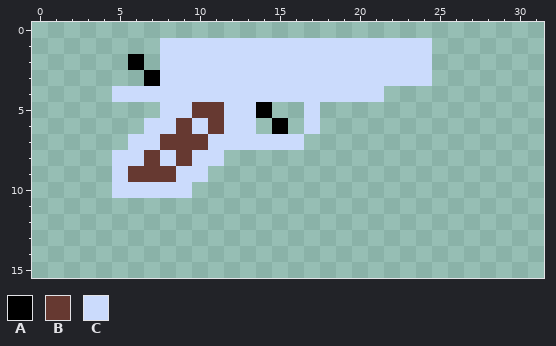
A pixel-art file gets an edit: Assets/hud m1911.ase. The picture above is the old version.
32x16 pixels, 1 frame. The old version is drawn lined up with the new one.
Palette (. is transparent): A #000000  B #663931  C #cbdbfc
Pixels before, first column x 5:
 1 ...CCCCCCCCCCCCCCCCC
 2 .A.CCCCCCCCCCCCCCCCC
 3 ..ACCCCCCCCCCCCCCCCC
 4 CCCCCCCCCCCCCCCCC...
 5 ...CCBBCCA..C.......
 6 ..CCBCBCC.A.C.......
 7 .CCBBBCCCCCC........
 8 CCBCBCC.............
 9 CBBBCC..............
10 CCCCC...............
After:
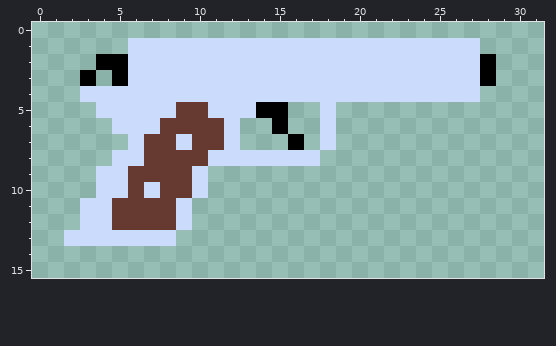
Difference:
whole drawing moved by +5,-2 (the old picture is shown already moved)
y 1: x 6..7 .. -> CC; x 25..27 ... -> CCC
y 2: x 4..7 ..A. -> AACC; x 25..28 .... -> CCCA
y 3: x 3 . -> A; x 5..7 ..A -> ACC; x 25..28 .... -> CCCA
y 4: x 3..4 .. -> CC; x 22..27 ...... -> CCCCCC
y 5: x 4..7 .... -> CCCC; x 9 C -> B; x 11 B -> C; x 15 . -> A; x 17..18 C. -> .C
y 6: x 5..6 .. -> CC; x 8 C -> B; x 10 C -> B; x 13 C -> .; x 17..18 C. -> .C
y 7: x 7 C -> B; x 9 B -> C; x 11 C -> B; x 13..16 CCCC -> ...A; x 18 . -> C
y 8: x 8 C -> B; x 10 C -> B; x 12..17 ...... -> CCCCCC
y 9: x 4 . -> C; x 9 C -> B
y 10: x 4 . -> C; x 6 C -> B; x 8..10 CC. -> BBC
y 11..12: x 3..9 ....... -> CCBBBBC
y 13: x 2..8 ....... -> CCCCCCC
Where, in picture pixels (left, top, right, bottom), the same in both pictures:
changed: (64, 38, 496, 246)
